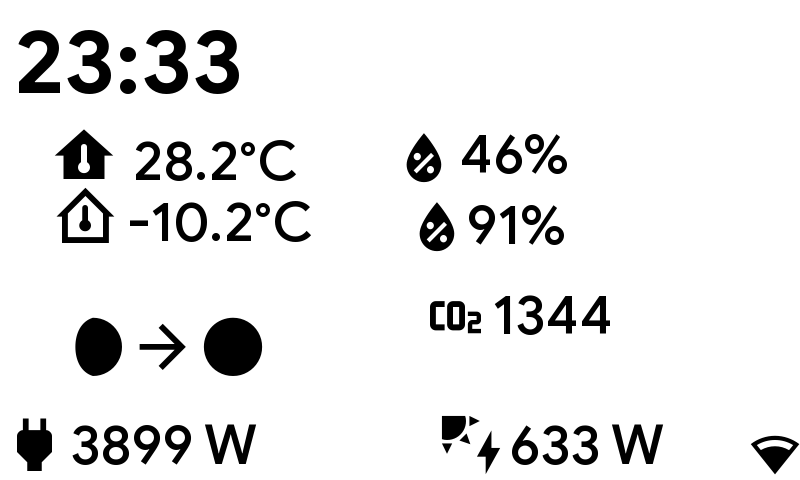
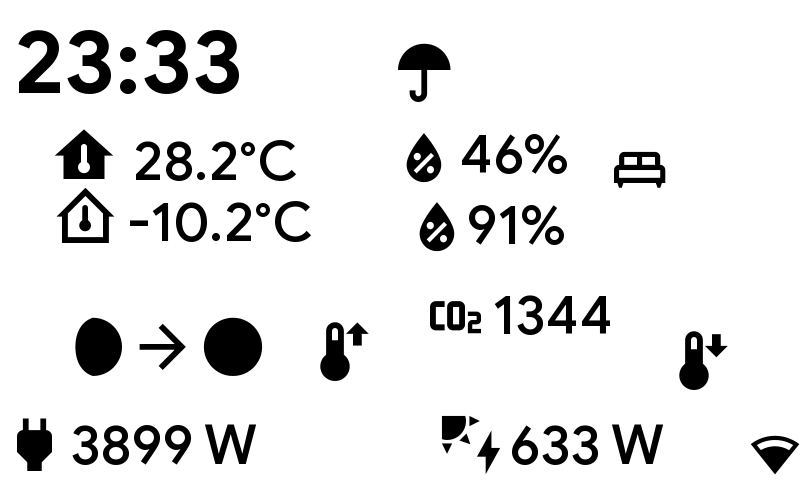
Two versions of the same layered image (800x480). Layer-by-layer changes:
added layer "Rain" above "ｱ" over [398, 43, 451, 102]
added layer "bed" above "up" over [614, 151, 666, 188]
added layer "up" above "therm #1" over [346, 322, 369, 346]
added layer "therm #1" above "down" over [679, 331, 709, 390]
added layer "down" above "therm" over [705, 334, 728, 358]
added layer "therm" above "Background" over [320, 322, 350, 381]
